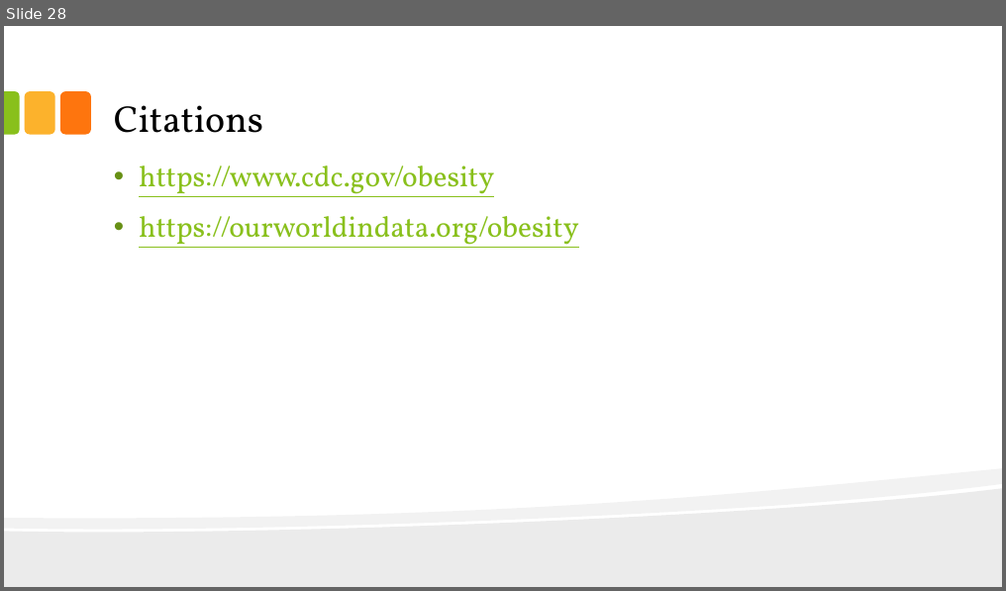
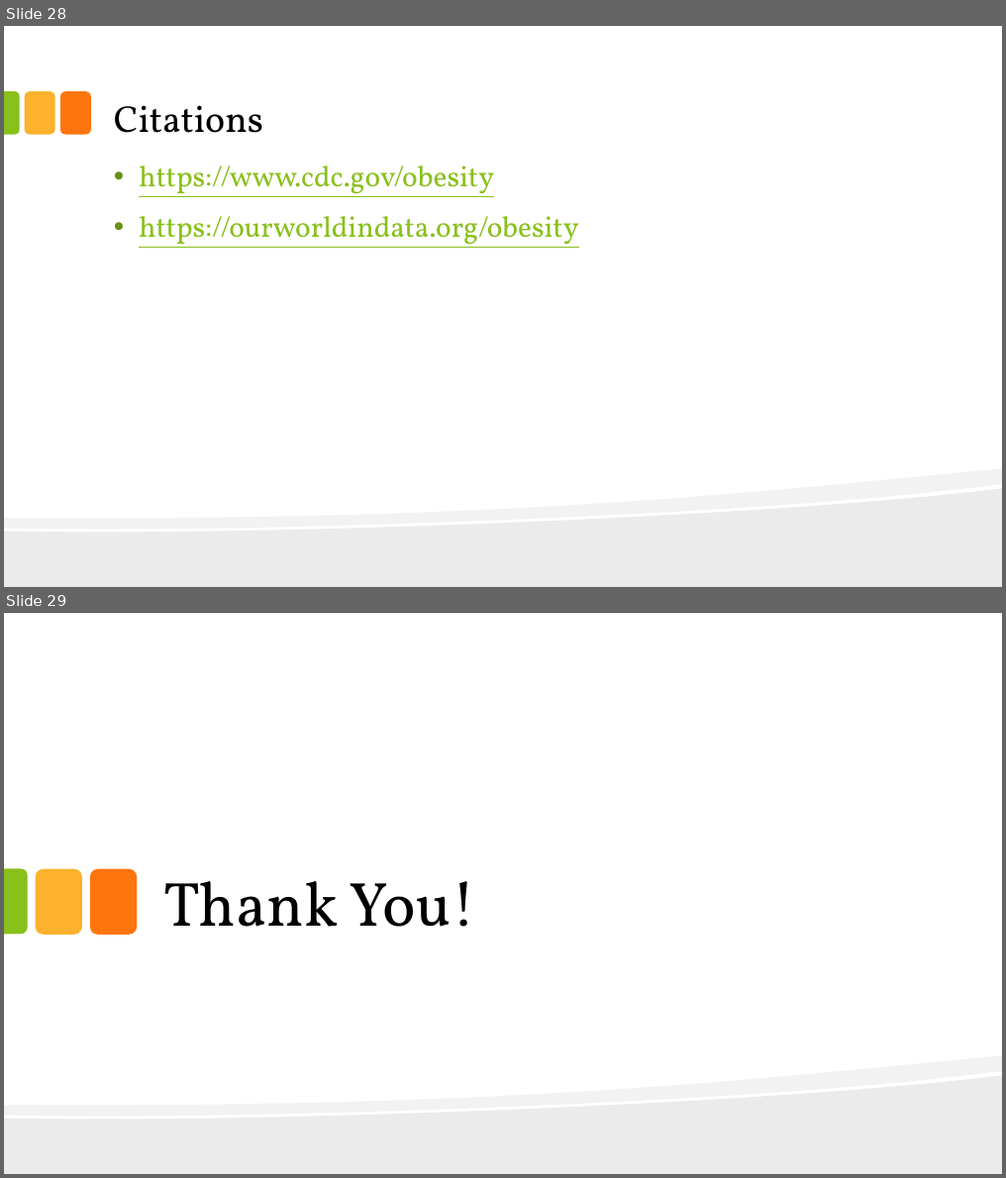
Before and after one commit to KenYe23/Diet-Compositions-and-Obesity, a slide deck: Food Supply and Death Attributed to Obesity.pptx. Shown one above the other, each under a label of ours: slide 28 before the commit, slides 28 and 29 after it. The pictures are 1006x591 and 1006x1178 pixels, drawn with LibreOffice and Linux fonts; fonts in the diff are those of the drawing. Boxes give left, top, right and bottom in pixels: in the first picture for what was removed or moved away, otherwise in the second. Text is boxed around its words. In the diff, an @@ line names an element or a change of style, - is before the commit and + after.

```diff
--- a/Food Supply and Death Attributed to Obesity.pptx
+++ b/Food Supply and Death Attributed to Obesity.pptx
@@ slide 29 added at bbox=[4, 613, 1002, 1174], background #FFFFFF; not listed: 2 template elements that a slide beside it also shows @@
@@ round same rect added at bbox=[4, 869, 27, 934], fill #89C01C @@
@@ rounded rectangle added at bbox=[36, 869, 82, 934], fill #FCB22C @@
@@ rounded rectangle added at bbox=[90, 869, 138, 934], fill #FE750E @@
@@ title added at bbox=[163, 881, 477, 927], 60 pt, text #000000 @@
+Thank You!
```
